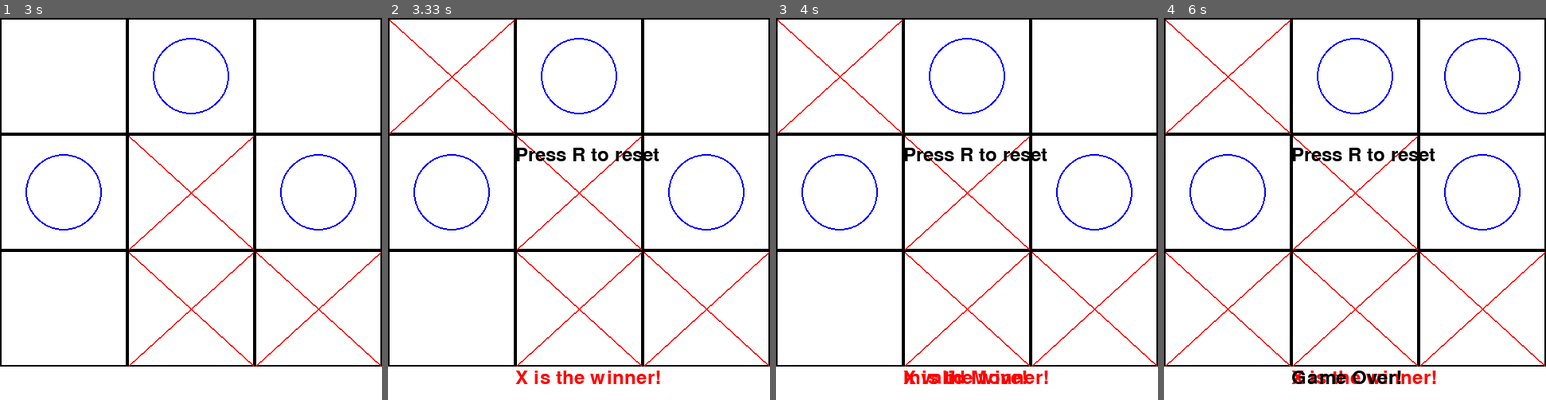
Above: before the commit, frames 1-4 (left to right).
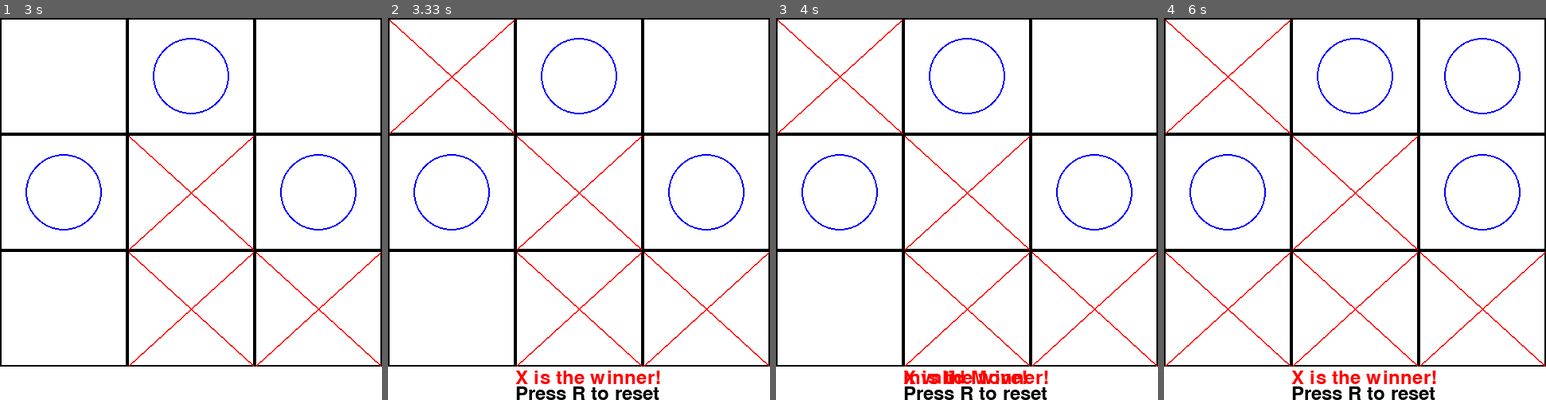
Above: after the commit, the same moments.

Repository: sajjadb12/rldooz
Game: pygame game, started from dooz.py
Same seed, same stepped clock (60 frames per second), same inputs: the game is played once before the commit and once after it.
Inputs (mouse positions are in pixels of both pictures, inside the frame that each line leads up to):
- Up to frame 1 (3 s): click (191, 209) at 0.38 s; click (191, 231) at 0.72 s; click (72, 151) at 1.05 s; click (328, 342) at 1.38 s; click (198, 79) at 1.72 s; click (171, 308) at 2.05 s; click (179, 144) at 2.38 s; click (267, 178) at 2.72 s
- Up to frame 2 (3.33 s): click (433, 124) at 3.05 s
- Up to frame 3 (4 s): click (1085, 201) at 3.38 s
- Up to frame 4 (6 s): click (1439, 113) at 4.22 s; click (1370, 193) at 4.55 s; click (1240, 350) at 5.88 s

Frame 1 is identical in both runs. In frame 2, 1.3% of the frame differs, in the area x 33-72%, y 33-100%; in frame 3, 1.3%; in frame 4, 1.8%.

Commit message:
fixing bugs: restart and finnish

Diff:
--- a/dooz.py
+++ b/dooz.py
@@ -125,11 +125,11 @@
             screen.blit(text_owon, info_box)
             running = False
 
-        if np.all(board):
+        if np.all(board) and not has_won(1, board) and not has_won(2, board):
             screen.blit(text_gameover, info_box)
             running = False
         if not running:
-            screen.blit(text_info, (width // 3, height // 3))
+            screen.blit(text_info, (width // 3, height -20))
             running = True
         if warning_shown:
             screen.blit(text_invalid, info_box)
